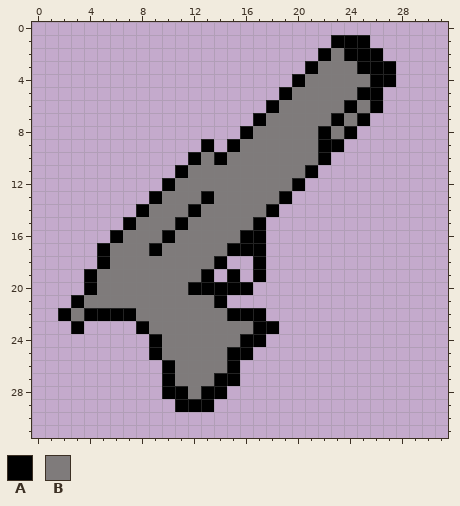
File history of a pixel-art sprite, res/pickups/pistol.png. Above, as it was before the edit.
The file is 32x32 pixels.
Palette (. is transparent): A #000000  B #7f7b7b
Pixels before, first column x 2:
 1 .....................AAA..
 2 ....................ABAAA.
 3 ...................ABBBAAA
 4 ..................ABBBBBAA
 5 .................ABBBBBAA.
 6 ................ABBBBBABA.
 7 ...............ABBBBBABA..
 8 ..............ABBBBBABA...
 9 ...........A.ABBBBBBAA....
10 ..........ABABBBBBBBA.....
11 .........ABBBBBBBBBA......
12 ........ABBBBBBBBBA.......
13 .......ABBBABBBBBA........
14 ......ABBBABBBBBA.........
15 .....ABBBABBBBBA..........
16 ....ABBBABBBBBAA..........
17 ...ABBBABBBBBAAA..........
18 ...ABBBBBBBBA..A..........
19 ..ABBBBBBBBA.A.A..........
20 ..ABBBBBBBAAAAA...........
21 .ABBBBBBBBBBA.............
22 ABAAAABBBBBBBAAA..........
23 .A....ABBBBBBBBAA.........
24 .......ABBBBBBAA..........
25 .......ABBBBBAA...........
26 ........ABBBBA............
27 ........ABBBAA............
28 ........AABAA.............
29 .........AAA..............
The same view after the edit:
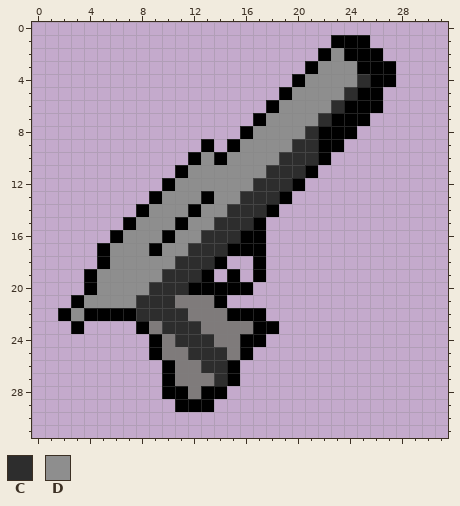
Colours new in this view: C #2d2d2d  D #8e8e8e
The edit:
Changed rows in their new state; - is an unchanged pixel.
first column x 3:
 2 --------------------D--
 3 -------------------DDD-
 4 ------------------DDDDC
 5 -----------------DDDDC-
 6 ----------------DDDDC-A
 7 ---------------DDDDC-A-
 8 --------------DDDDC-A--
 9 -------------DDDDCC----
10 ----------D-DDDDCCC----
11 ---------DDDDDDCCC-----
12 --------DDDDDDCCC------
13 -------DDD-DDCCC-------
14 ------DDD-DDCCC--------
15 -----DDD-DDCCC---------
16 ----DDD-DDCCC----------
17 ---DDD-DDCCC-----------
18 ---DDDDDCCC------------
19 --DDDDDCCC-------------
20 --DDDDCCC--------------
21 -DDDDCCC---------------
22 D----CCCC--------------
23 -------CCC-------------
24 --------CCC------------
25 ---------CCCB----------
26 ----------CC-----------
27 -----------C-----------
Pixel boxes of the changes (left, top, right, bottom) in both pictures:
changed: (71, 48, 370, 386)
